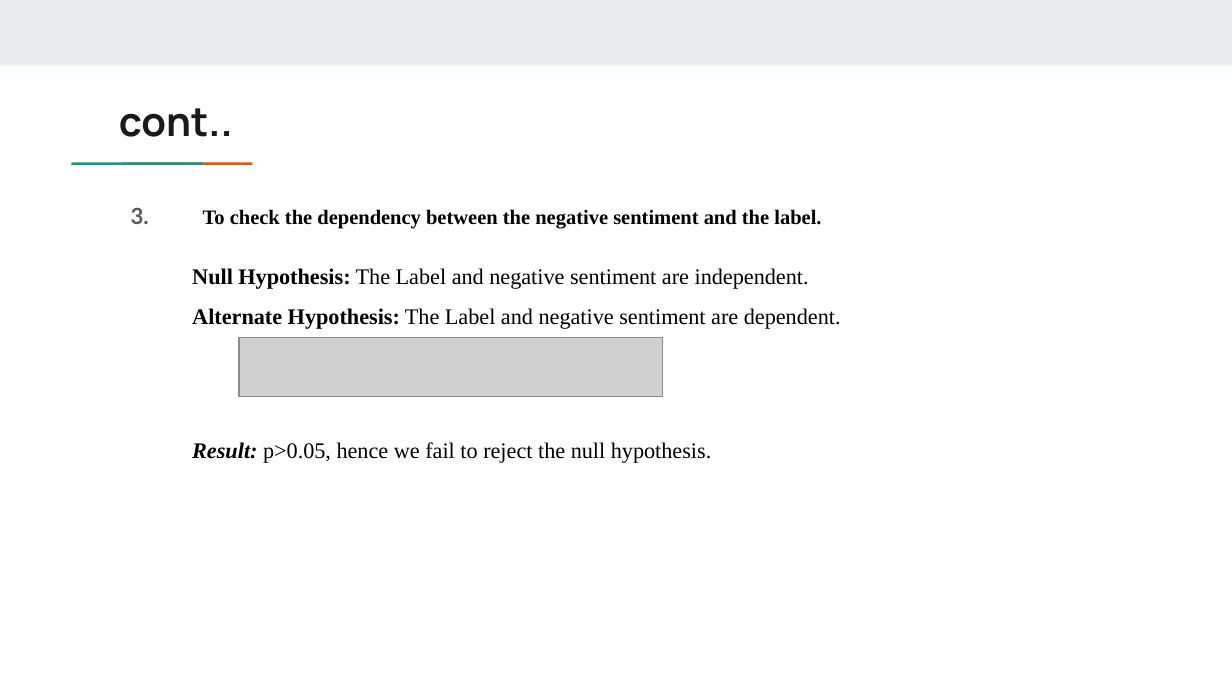
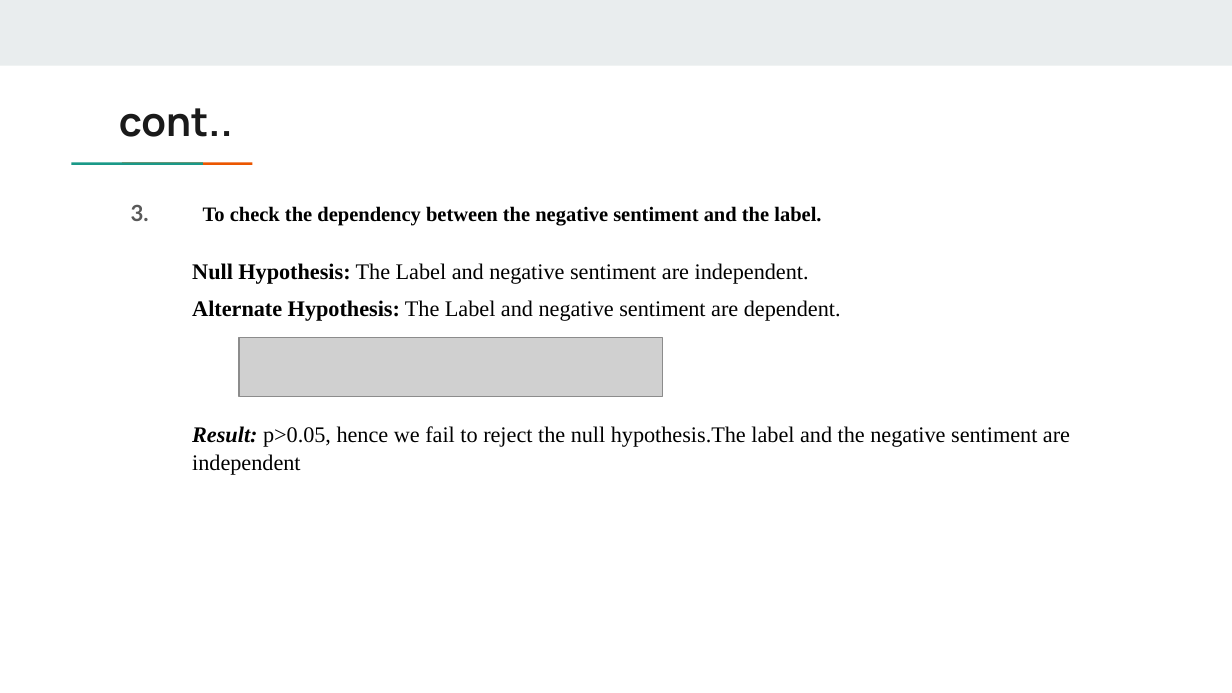
Before and after one commit to haribhumani/capstone_project, a slide deck: slide 24 of Predicting False information about Crime using Supervised Machine Learning _ppt.pptx (slide 23 before the commit). Drawn at 1232x693 pixels with LibreOffice and Linux fonts; fonts in the diff are those of the drawing; grey boxes stand for pictures. Boxes give left, top, right and bottom in pixels: in the first picture for what was removed or moved away, otherwise in the second. Text is boxed around its words. In the diff, an @@ line names an element or a change of style, - is before the commit and + after.

```diff
--- a/Predicting False information about Crime using Supervised Machine Learning _ppt.pptx
+++ b/Predicting False information about Crime using Supervised Machine Learning _ppt.pptx
@@ text at (131,205,841,321): line spacing 1.15 to 1.05; line spacing 1.5 to 1.4 @@
@@ text at (192,426,1070,475): text changed @@
-Result: p>0.05, hence we fail to reject the null hypothesis.
+Result: p>0.05, hence we fail to reject the null hypothesis.The label and the negative sentiment are independent
```
Also in this commit, not shown: 3 other slides changed, 2 slides added.
